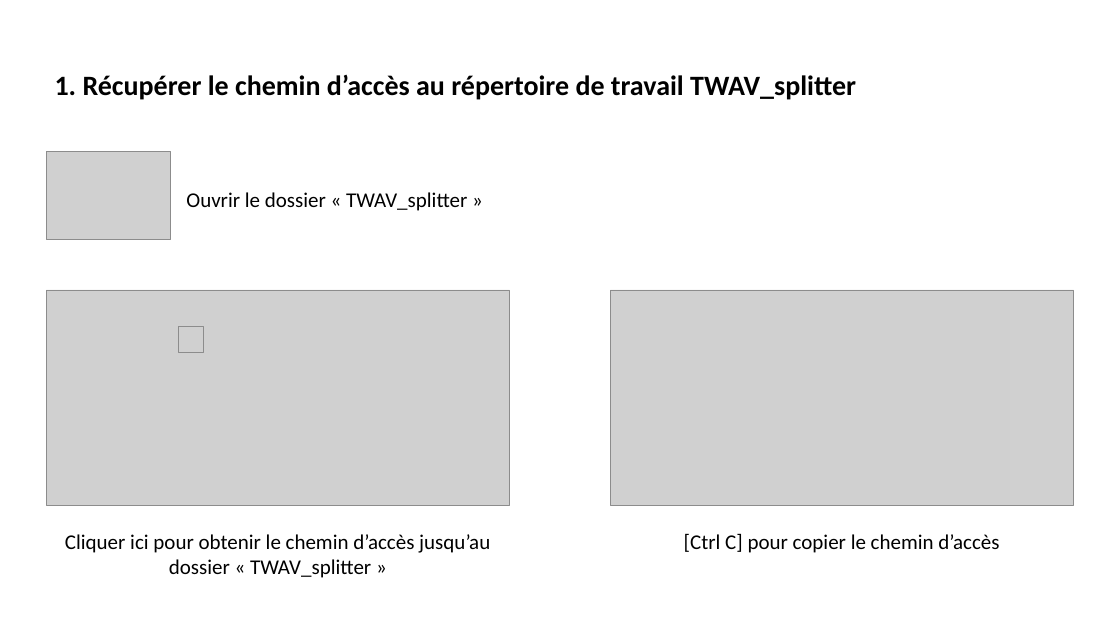
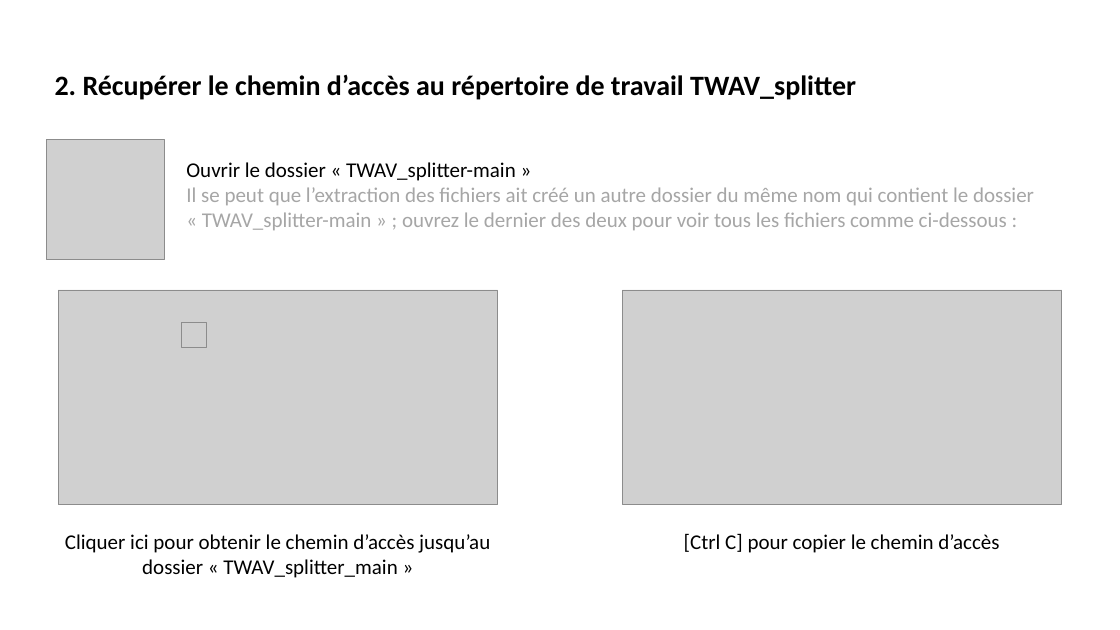
Before and after one commit to CEREMA/TWAV_splitter, a slide deck: slide 4 of Tuto_decoup_TWAV.pptx (slide 3 before the commit). Drawn at 1120x630 pixels with LibreOffice and Linux fonts; fonts in the diff are those of the drawing; grey boxes stand for pictures. Boxes give left, top, right and bottom in pixels: in the first picture for what was removed or moved away, otherwise in the second. Text is boxed around its words. In the diff, an @@ line names an element or a change of style, - is before the commit and + after.

```diff
--- a/Tuto_decoup_TWAV.pptx
+++ b/Tuto_decoup_TWAV.pptx
@@ text at [55, 75, 856, 100]: text changed @@
-1. Récupérer le chemin d’accès au répertoire de travail TWAV_splitter
+2. Récupérer le chemin d’accès au répertoire de travail TWAV_splitter
@@ picture: place and size @@
-picture at [46, 151, 171, 239]
+picture at [46, 140, 165, 260]
@@ text at [186, 162, 1034, 230]: text changed; text colour #000000 to #A6A6A6 @@
-Ouvrir le dossier « TWAV_splitter »
+Ouvrir le dossier « TWAV_splitter-main »
+Il se peut que l’extraction des fichiers ait créé un autre dossier du même nom qui contient le dossier « TWAV_splitter-main » ; ouvrez le dernier des deux pour voir tous les fichiers comme ci-dessous :
@@ picture: place and size @@
-picture at [46, 290, 509, 505]
+picture at [58, 290, 497, 505]
@@ picture: place and size @@
-picture at [611, 290, 1075, 505]
+picture at [623, 290, 1062, 505]
@@ picture: place and size @@
-picture at [178, 327, 204, 353]
+picture at [181, 322, 208, 348]
@@ text at [65, 534, 490, 578]: text changed @@
-Cliquer ici pour obtenir le chemin d’accès jusqu’au dossier « TWAV_splitter »
+Cliquer ici pour obtenir le chemin d’accès jusqu’au dossier « TWAV_splitter_main »
```
Also in this commit, not shown: 4 other slides changed, 1 slide added, 1 other file.
